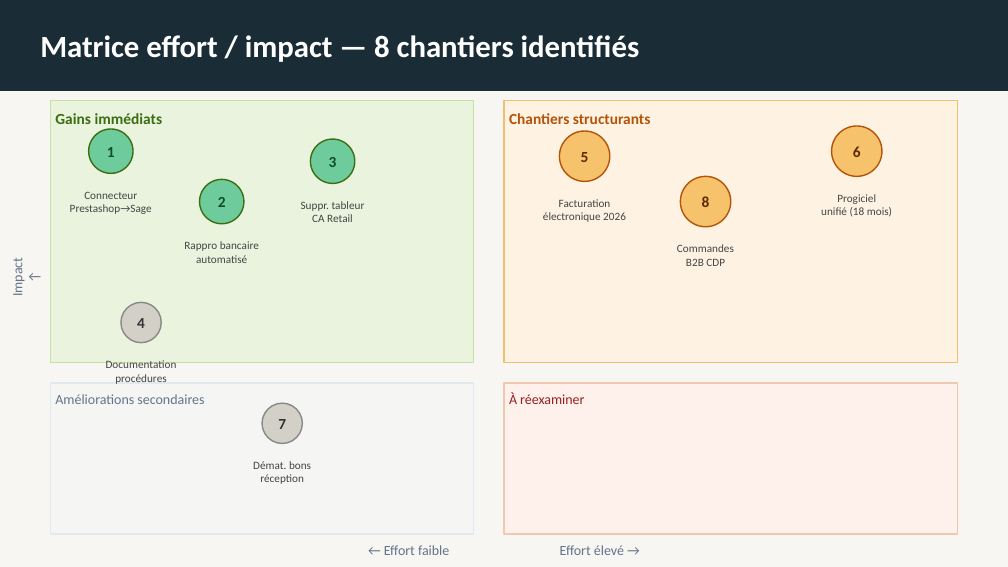
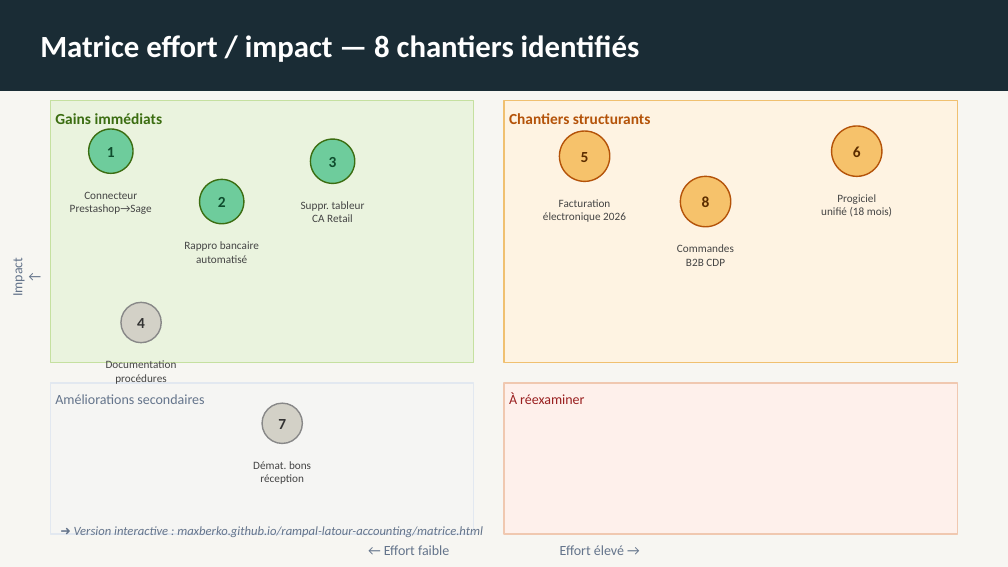
Before and after one commit to maxberko/rampal-latour-accounting, a slide deck: slide 3 of synthese_rampal_cdp.pptx. Drawn at 1008x567 pixels with LibreOffice and Linux fonts; fonts in the diff are those of the drawing. Boxes give left, top, right and bottom in pixels: in the first picture for what was removed or moved away, otherwise in the second. Text is boxed around its words. In the diff, an @@ line names an element or a change of style, - is before the commit and + after.

```diff
--- a/synthese_rampal_cdp.pptx
+++ b/synthese_rampal_cdp.pptx
@@ text added at <box>74,526,483,537</box>, 9 pt, text #64748B, italic @@
+➜ Version interactive : maxberko.github.io/rampal-latour-accounting/matrice.html
```
Also in this commit, not shown: 2 other slides changed.
